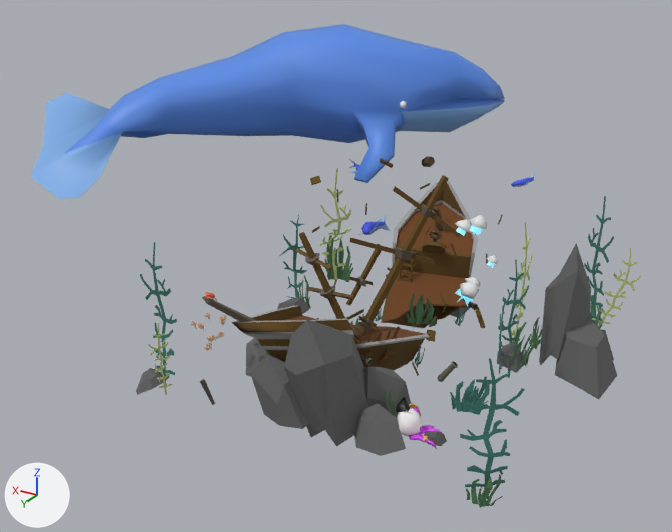
Before and after pictures for a commit that changed the glTF model assets/meshes/scene/sea.glb.
Both versions are drawn from a camera (50 mm lens) standing at (-33.0, 63.9, 37.3) and looking at (6.5, -1.8, 4.4). Lighting does not change. The marker at lower left points along +X, +Y and +Z. Where no turn or scale is listed for an object, it has been applied to the vertices.
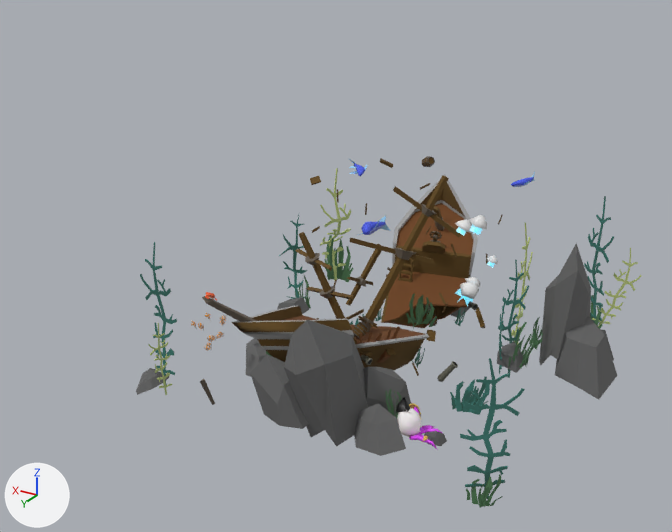
Location of each change, (x1, y1, x2, y2) in pixels of the pictures (672 x 532 px):
'Icosphere', deleted (blue)
    before: (31, 24, 505, 199)
    faces in mat_ballena (blue #588ce7): (64, 24, 505, 183)
    faces in mat_ballena_001 (blue #7eaee7): (31, 93, 505, 199)

Diff of the bpy script that builds the scene:
```diff
--- a/assets/meshes/scene/sea.glb.py
+++ b/assets/meshes/scene/sea.glb.py
@@ ob_icosphere @@
-ob_icosphere = bpy.data.objects.new('Icosphere', me_icosphere_001)
-ob_icosphere.location = (13.74, -12.26, 13.85)
```
